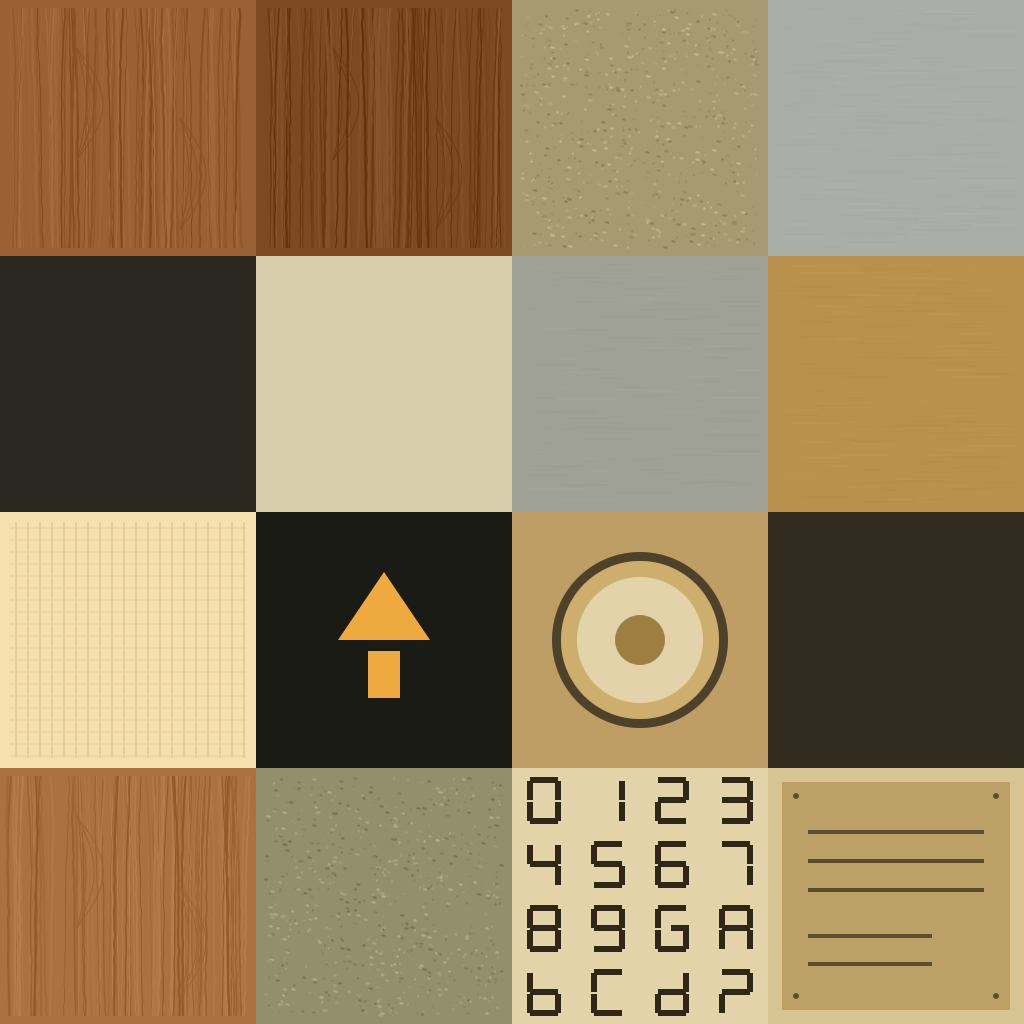
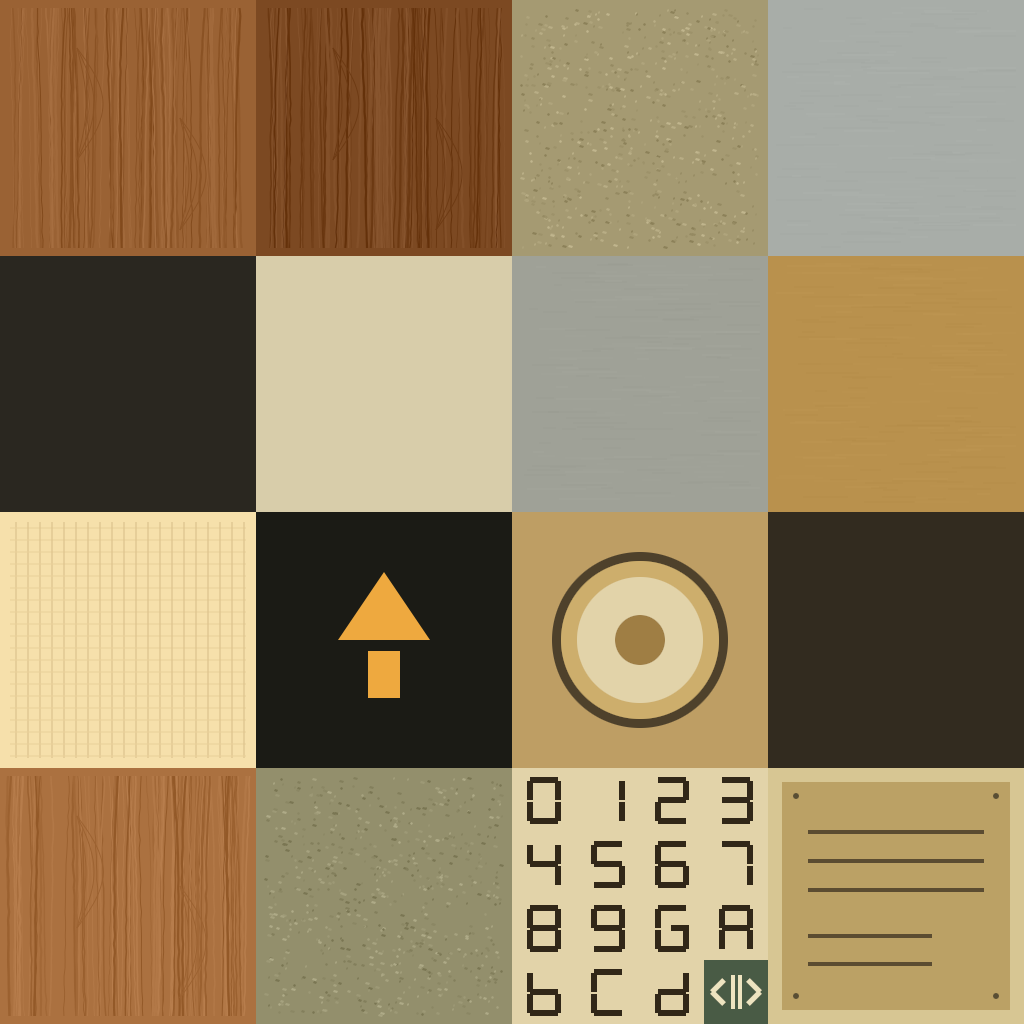
Layers edited between the first and the second 1024×1024 image:
added layer "06 Door toggle / contrasting green field and etched outward arrows" above "05 Passenger number glyphs / nested cell 14" over [704, 960, 768, 1024]
